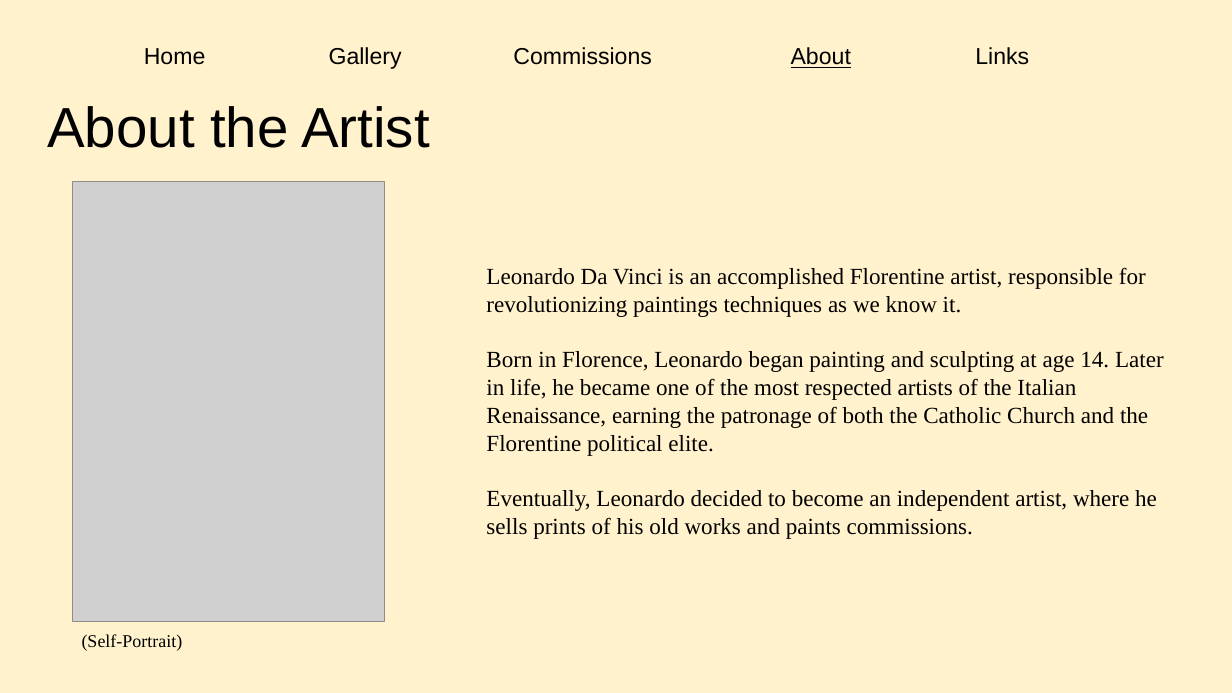
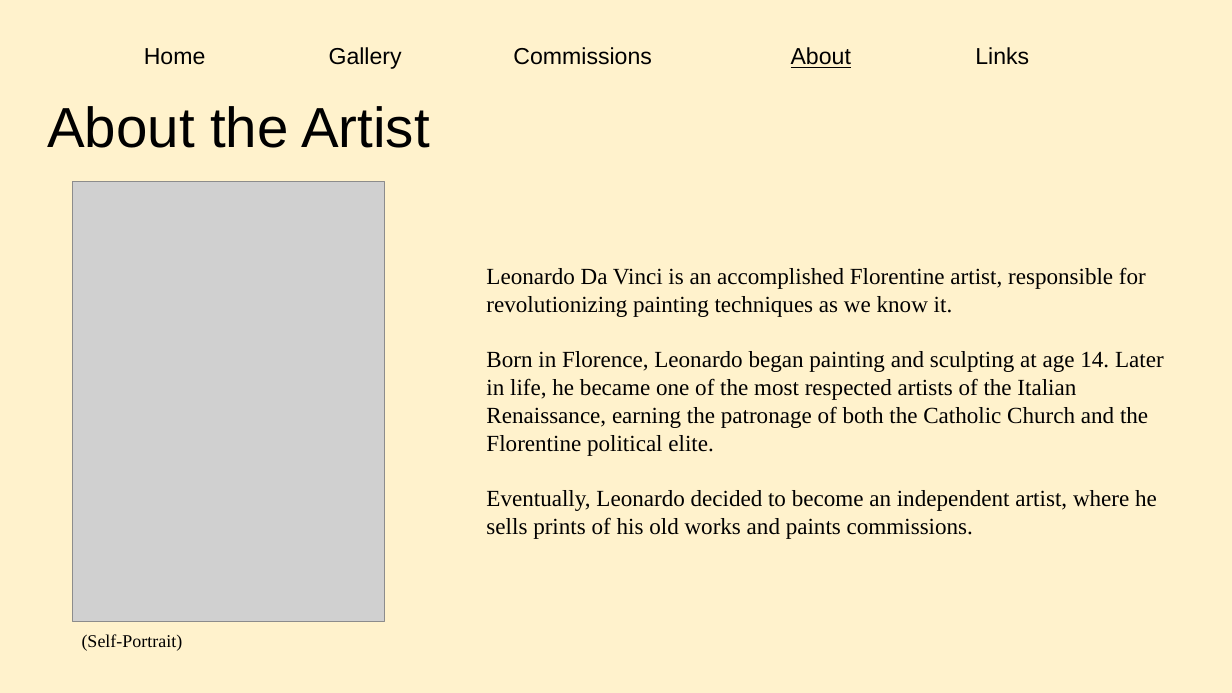
Before and after one commit to Clarkdf/343-f22-p1, a slide deck: slide 4 of design/CS343 - P1 Sketch Up.pptx. Drawn at 1232x693 pixels with LibreOffice and Linux fonts; fonts in the diff are those of the drawing; grey boxes stand for pictures. Boxes give left, top, right and bottom in pixels: in the first picture for what was removed or moved away, otherwise in the second. Text is boxed around its words. In the diff, an @@ line names an element or a change of style, - is before the commit and + after.

```diff
--- a/design/CS343 - P1 Sketch Up.pptx
+++ b/design/CS343 - P1 Sketch Up.pptx
@@ text at (486,267,1146,317): text changed @@
-Leonardo Da Vinci is an accomplished Florentine artist, responsible for revolutionizing paintings techniques as we know it.
+Leonardo Da Vinci is an accomplished Florentine artist, responsible for revolutionizing painting techniques as we know it.
```
Also in this commit, not shown: 4 other files.
